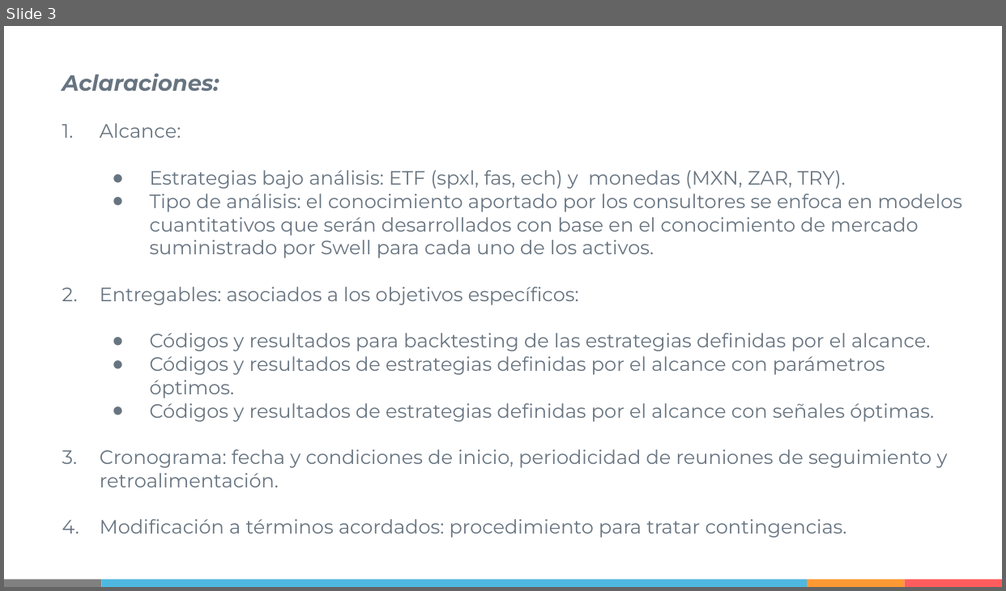
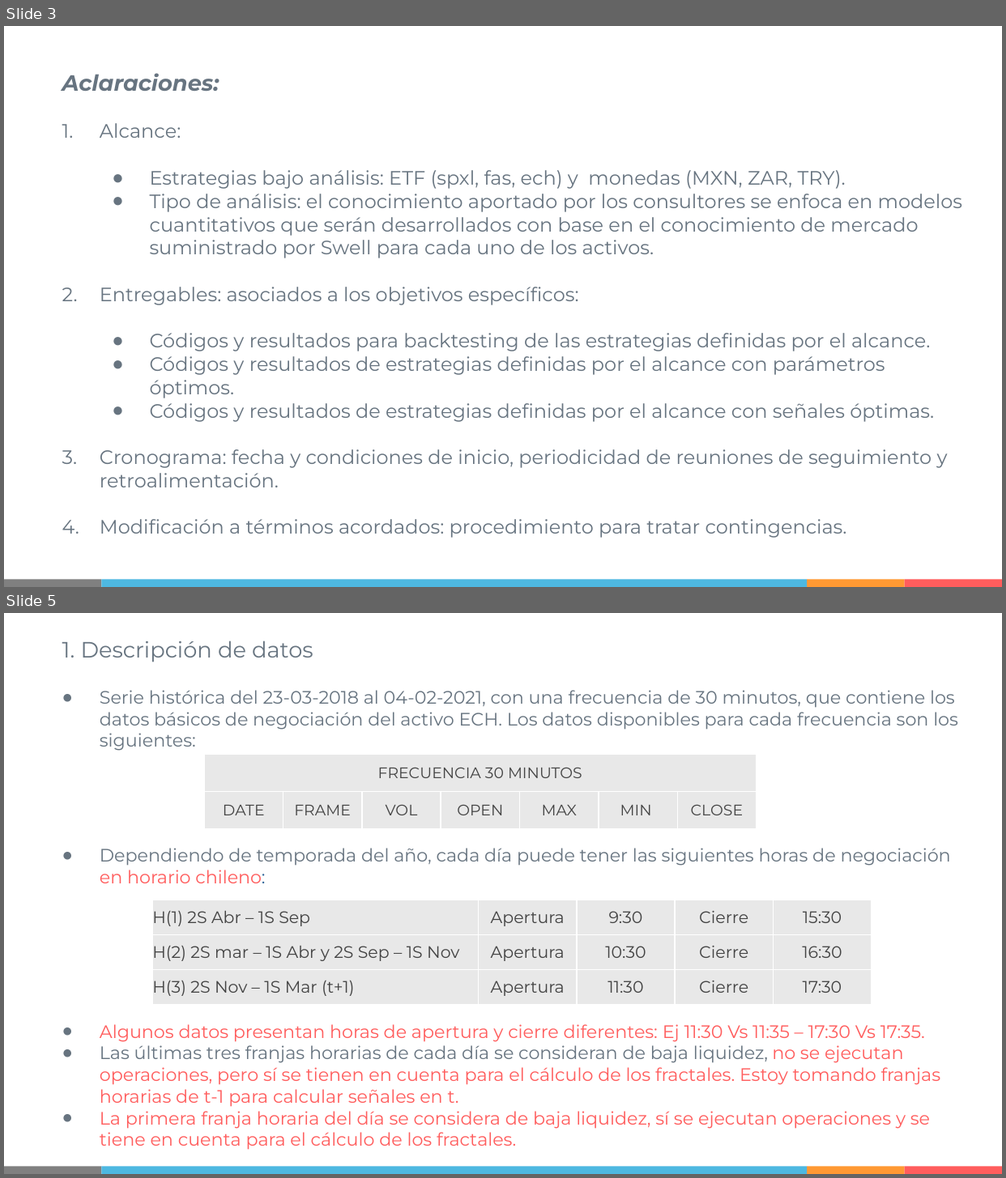
Before and after one commit to IISOS/Swell_2_Optimizacion_estrategias, a slide deck: Presentaciones/Swell - Optimización de estrategias - Plan de trabajo.pptx. Shown one above the other, each under a label of ours: slide 3 before the commit, slides 3 and 5 after it; the slides between them are not shown. The pictures are 1006x591 and 1006x1178 pixels, drawn with LibreOffice and Linux fonts; fonts in the diff are those of the drawing. Boxes give left, top, right and bottom in pixels: in the first picture for what was removed or moved away, otherwise in the second. Text is boxed around its words. In the diff, an @@ line names an element or a change of style, - is before the commit and + after.

Commit message:
Base Datos

```diff
--- a/Presentaciones/Swell - Optimización de estrategias - Plan de trabajo.pptx
+++ b/Presentaciones/Swell - Optimización de estrategias - Plan de trabajo.pptx
@@ slide 5 added at [4, 613, 1002, 1174], background #FFFFFF; not listed: 4 template elements that a slide beside it also shows @@
@@ text added at [62, 641, 958, 1150], 13 pt, text #FF5D5D @@
+1. Descripción de datos
+● Serie histórica del 23-03-2018 al 04-02-2021, con una frecuencia de 30 minutos, que contiene los datos básicos de negociación del activo ECH. Los datos disponibles para cada frecuencia son los siguientes:
+● Dependiendo de temporada del año, cada día puede tener las siguientes horas de negociación en horario chileno:
+● Algunos datos presentan horas de apertura y cierre diferentes: Ej 11:30 Vs 11:35 – 17:30 Vs 17:35.
+● Las últimas tres franjas horarias de cada día se consideran de baja liquidez, no se ejecutan operaciones, pero sí se tienen en cuenta para el cálculo de los fractales. Estoy tomando franjas horarias de t-1 para calcular señales en t.
+● La primera franja horaria del día se considera de baja liquidez, sí se ejecutan operaciones y se tiene en cuenta para el cálculo de los fractales.
@@ table added at [205, 755, 756, 829], 2 rows, 7 columns @@
+FRECUENCIA 30 MINUTOS |  |  |  |  |  | 
+DATE | FRAME | VOL | OPEN | MAX | MIN | CLOSE
@@ table added at [153, 900, 870, 1004], 3 rows, 5 columns @@
+H(1) 2S Abr – 1S Sep | Apertura | 9:30 | Cierre | 15:30
+H(2) 2S mar – 1S Abr y 2S Sep – 1S Nov | Apertura | 10:30 | Cierre | 16:30
+H(3) 2S Nov – 1S Mar (t+1) | Apertura | 11:30 | Cierre | 17:30
```
Also in this commit, not shown: 1 slide changed, 15 other slides added, 11 other files.
